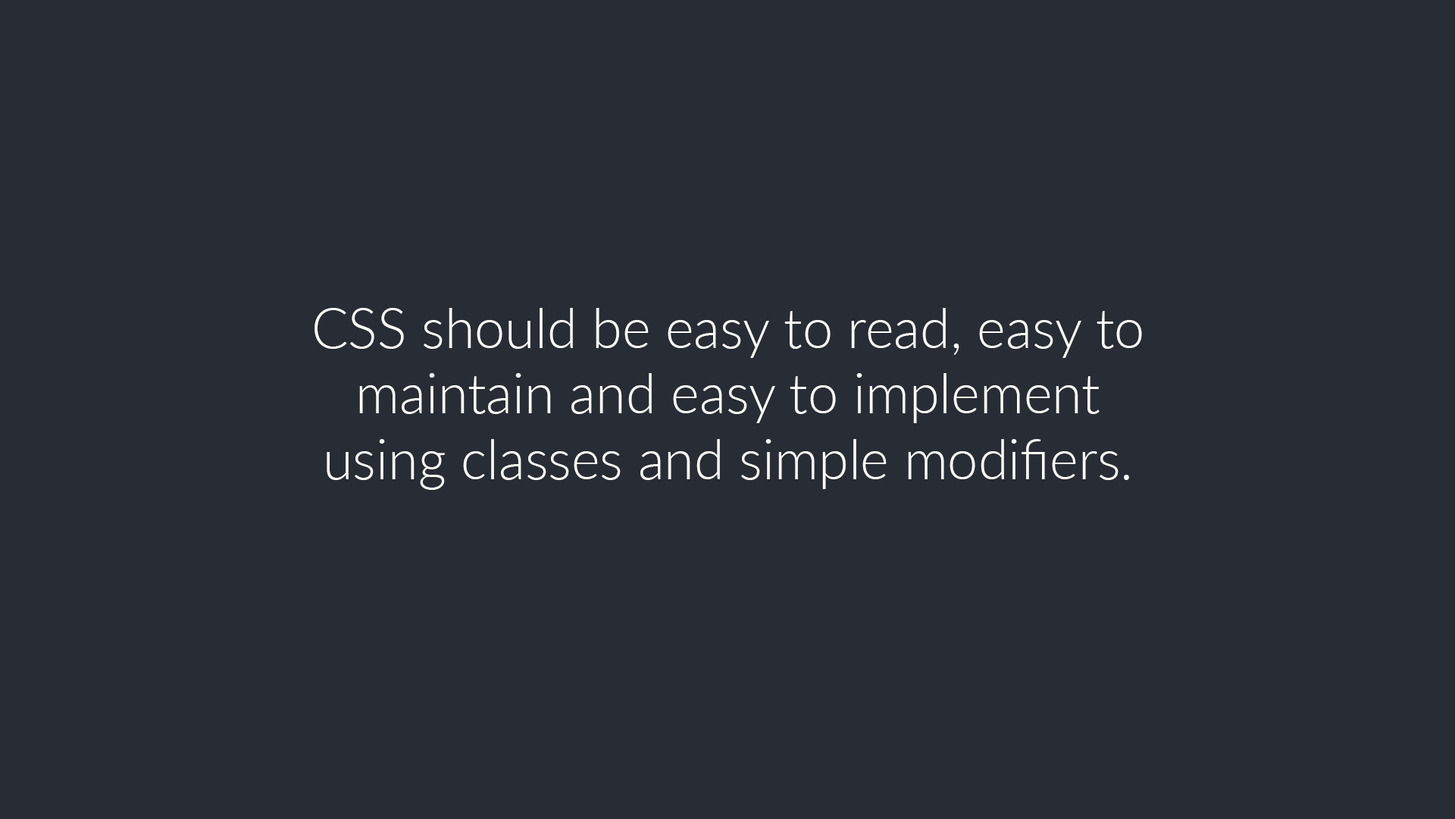
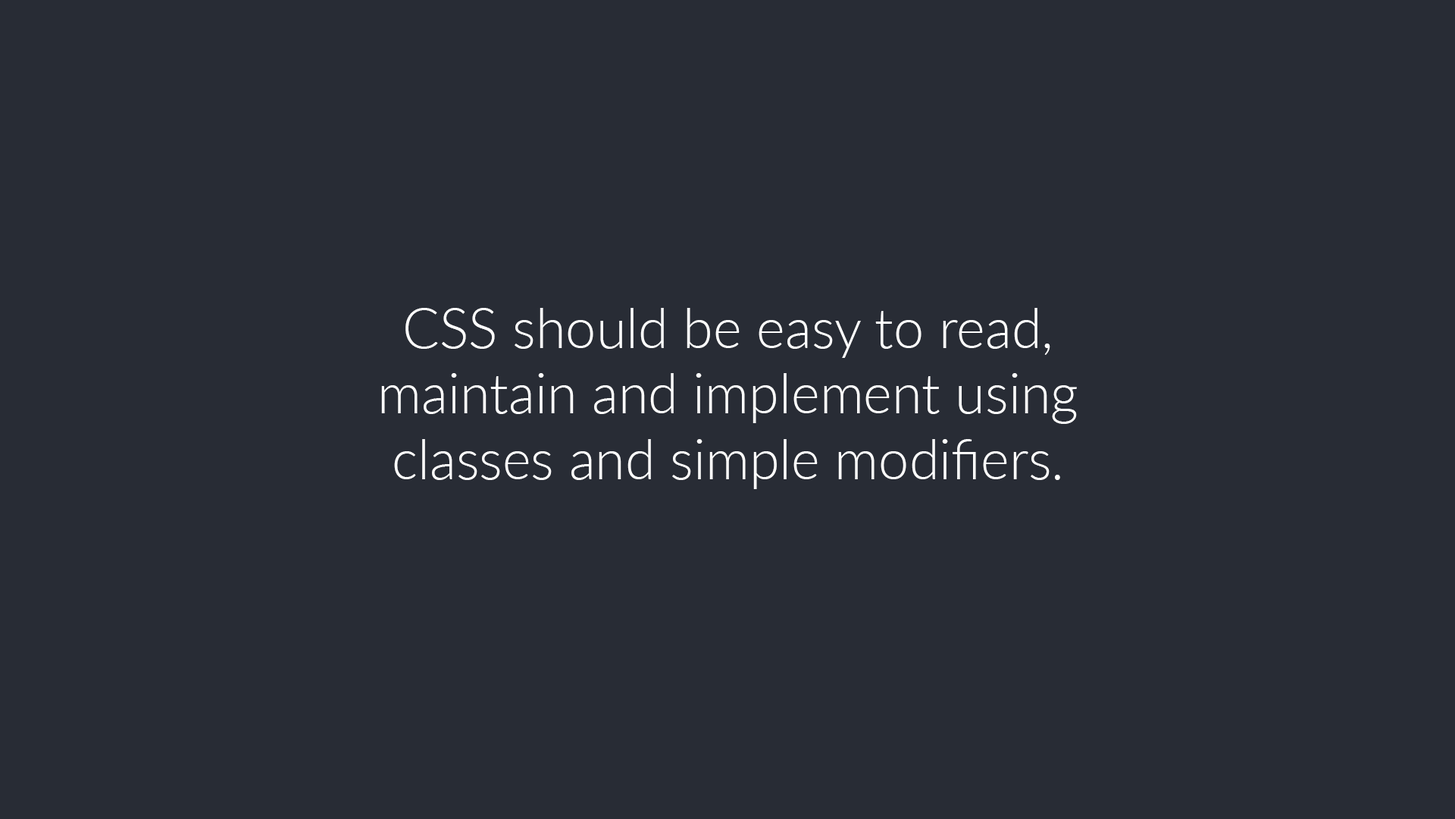
Layers edited between the first and the second w=1455, h=819 image:
renamed "CSS should be easy to read, easy to maintain and easy to implem" to "CSS should be easy to read, maintain and implement using classe", painted on it over [314, 307, 1143, 490]
